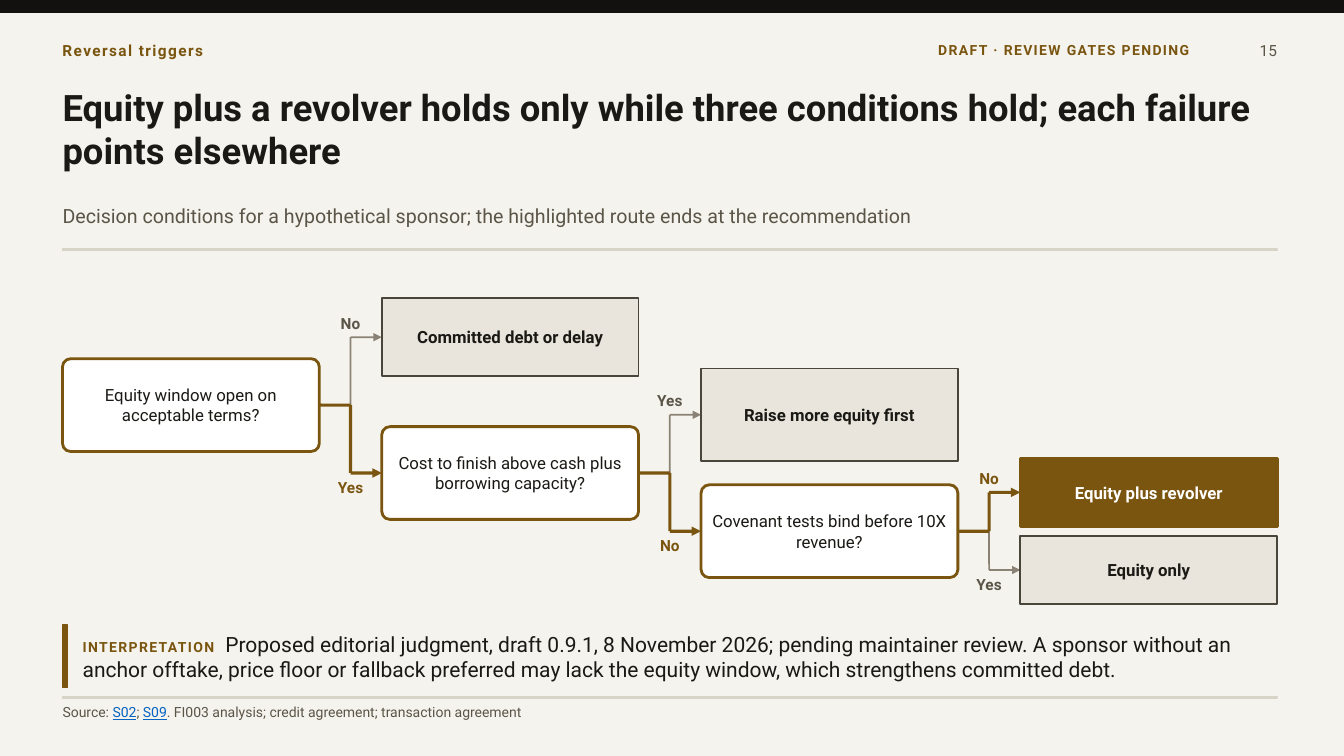
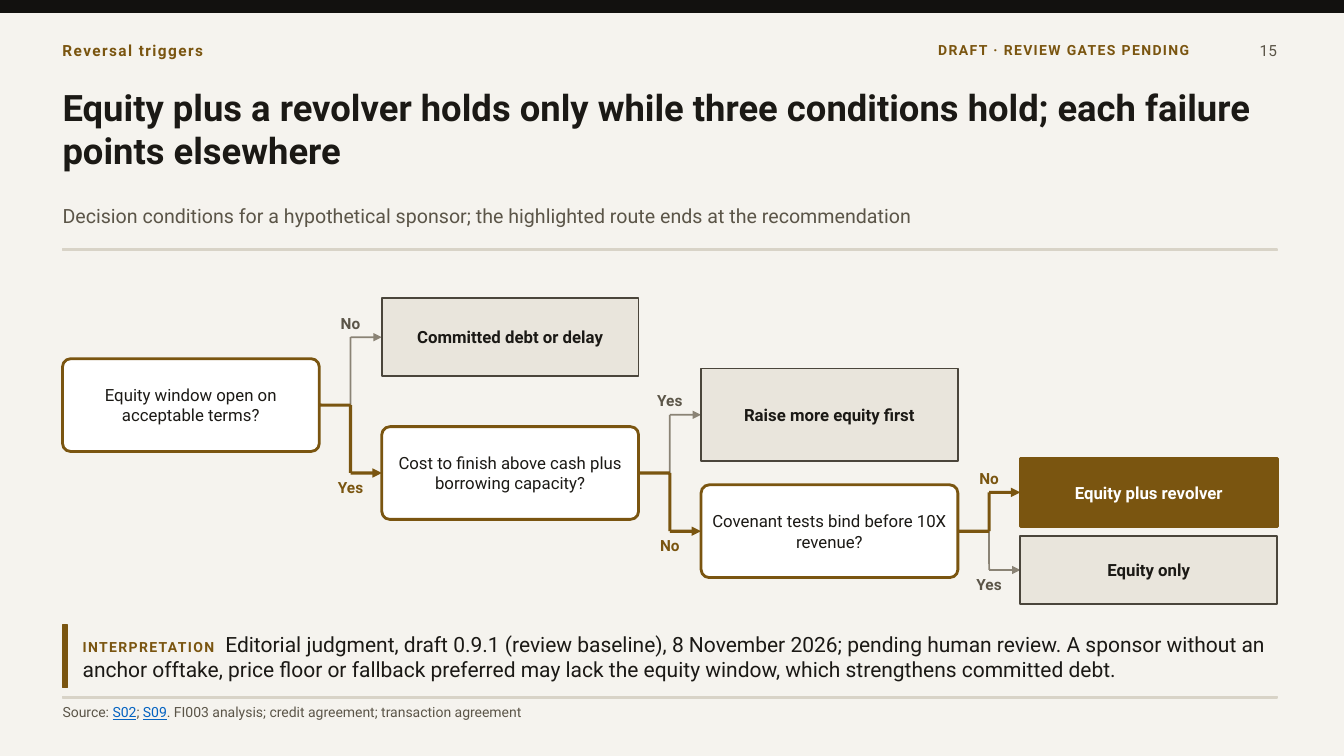
Before and after one commit to VSSpowerlifting/strategic-materials-policy-tracker, a slide deck: slide 15 of research/fi003/outputs/presentation-draft-v091/fi003-jpmorgan-mp-materials-draft-0.9.1.pptx. Drawn at 1344x756 pixels with LibreOffice and Linux fonts; fonts in the diff are those of the drawing. Boxes give left, top, right and bottom in pixels: in the first picture for what was removed or moved away, otherwise in the second. Text is boxed around its words. In the diff, an @@ line names an element or a change of style, - is before the commit and + after.

```diff
--- a/research/fi003/outputs/presentation-draft-v091/fi003-jpmorgan-mp-materials-draft-0.9.1.pptx
+++ b/research/fi003/outputs/presentation-draft-v091/fi003-jpmorgan-mp-materials-draft-0.9.1.pptx
@@ text at (83, 635, 1265, 682): text changed @@
-INTERPRETATION Proposed editorial judgment, draft 0.9.1, 8 November 2026; pending maintainer review. A sponsor without an anchor offtake, price floor or fallback preferred may lack the equity window, which strengthens committed debt.
+INTERPRETATION Editorial judgment, draft 0.9.1 (review baseline), 8 November 2026; pending human review. A sponsor without an anchor offtake, price floor or fallback preferred may lack the equity window, which strengthens committed debt.
```
Also in this commit, not shown: 6 other slides changed, 18 other files.
